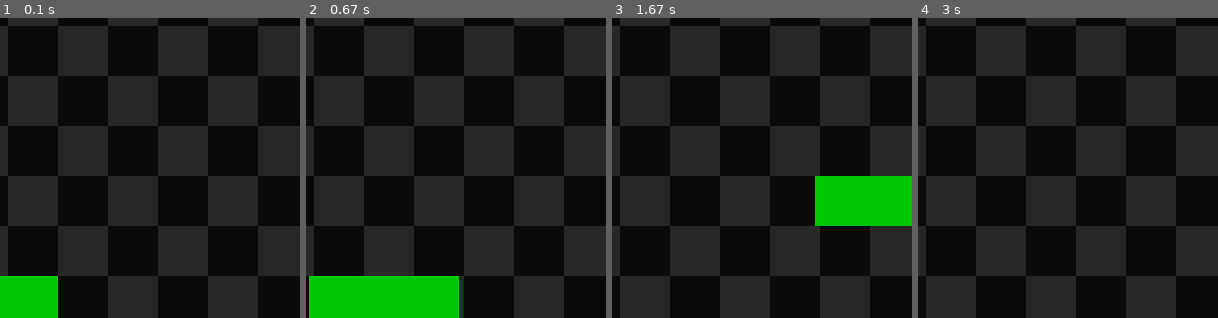
Above: before the commit, frames 1-4 (left to right).
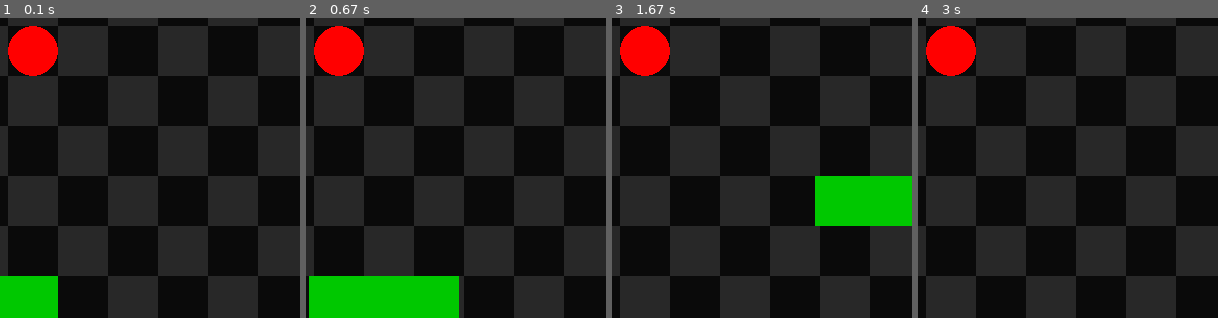
Above: after the commit, the same moments.

Repository: yesseruser/snake-pygame
Game: pygame game, started from main.py
Two runs of this game, one before a commit and one after it. Both use one fixed random seed, a clock stepped at 60 frames per second and the inputs below.
Inputs:
- Up to frame 1 (0.1 s): no input
- Up to frame 2 (0.67 s): hold Right from 0.33 s (still down)
- Up to frame 3 (1.67 s): release Right at 0.8 s; hold Up 0.83-1.13 s; hold Right 1.17-1.63 s
- Up to frame 4 (3 s): no input
The pictures show only the part of the screen within x 49-99%, y 7-57%; the shares and areas given below are measured in that part.

The runs differ from the first frame. In frame 1, 2.1% of the frame differs, in the area x 2-20%, y 2-20%; in frame 2, 2.1%; in frame 3, 2.1%; in frame 4, 2.1%.

Commit message:
Add apples

Diff:
--- a/main.py
+++ b/main.py
@@ -1,13 +1,15 @@
+# 1. mřížka
+# 2. hráč (pohyb bez zahnutí)
+# 3. jablka
+# 4. hráč (pohyb se zahnutím - normálně)
+
+import random
 from enum import Enum
 import pygame
 
 TILE_SIZE = 50
 TILE_COUNT = 12
 SPEED = 5
-
-pygame.init()
-win = pygame.display.set_mode((TILE_COUNT * TILE_SIZE, TILE_COUNT * TILE_SIZE))
-clock = pygame.time.Clock()
 
 
 class Direction(Enum):
@@ -30,6 +32,19 @@
             case _:
                 return pygame.Vector2(vector.x, vector.y)
 
+    def invert(self) -> Direction:
+        match self:
+            case Direction.Up:
+                return Direction.Down
+            case Direction.Down:
+                return Direction.Up
+            case Direction.Left:
+                return Direction.Right
+            case Direction.Right:
+                return Direction.Left
+            case _:
+                return Direction.Nothing
+
 
 class SnakePart:
     position: pygame.Vector2
@@ -39,6 +54,9 @@
         self.position = pygame.Vector2(x, y)
         self.direction = Direction.Nothing
 
+    def rect(self) -> pygame.Rect:
+        return pygame.Rect(self.position, (TILE_SIZE, TILE_SIZE))
+
     def draw(self):
         pygame.draw.rect(
             win, (0, 200, 0), (self.position.x, self.position.y, TILE_SIZE, TILE_SIZE)
@@ -47,6 +65,13 @@
     def update(self):
         if self.direction != Direction.Nothing:
             self.position = self.direction.apply(self.position, SPEED)
+
+    def eat_apple(self, apples: list[Apple]) -> bool:
+        for i, apple in enumerate(apples):
+            if self.rect().colliderect(apple.rect()):
+                apples[i] = Apple()
+                return True
+        return False
 
 
 class Player:
@@ -72,14 +97,44 @@
             self.head().position.x % TILE_SIZE == 0
             and self.head().position.y % TILE_SIZE == 0
             and self.next_direction != Direction.Nothing
-        ):
+        ):  # kombinace for part in self.body a for i in range(len(self.body))
             for i, part in enumerate(self.body):
                 part.direction = self.next_direction
             self.next_direction = Direction.Nothing
 
+        if self.head().eat_apple(apples):
+            pos = (
+                self.body[-1]
+                .direction.invert()
+                .apply(self.body[-1].position, TILE_SIZE)
+            )
+            part = SnakePart(pos.x, pos.y)
+            part.direction = self.body[-1].direction
+            self.body.append(part)
+
     def draw(self):
         for part in self.body:
             part.draw()
+
+
+class Apple:
+    position: pygame.Vector2
+
+    def __init__(self):
+        x = random.randint(0, TILE_COUNT - 1) * TILE_SIZE
+        y = random.randint(0, TILE_COUNT - 1) * TILE_SIZE
+        self.position = pygame.Vector2(x, y)
+
+    def draw(self):
+        pygame.draw.circle(
+            win,
+            (255, 0, 0),
+            self.position + pygame.Vector2(TILE_SIZE / 2, TILE_SIZE / 2),
+            TILE_SIZE / 2,
+        )
+
+    def rect(self):
+        return pygame.Rect(self.position, (TILE_SIZE, TILE_SIZE))
 
 
 def draw_grid():
@@ -101,7 +156,12 @@
                     )
 
 
+pygame.init()
+win = pygame.display.set_mode((TILE_COUNT * TILE_SIZE, TILE_COUNT * TILE_SIZE))
+clock = pygame.time.Clock()
+
 player = Player((TILE_COUNT // 2) * TILE_SIZE, (TILE_COUNT // 2) * TILE_SIZE)
+apples = [Apple()]
 
 while True:
     for event in pygame.event.get():
@@ -128,6 +188,8 @@
     win.fill((10, 10, 10))
     draw_grid()
     player.draw()
+    for apple in apples:
+        apple.draw()
 
     pygame.display.flip()
 
